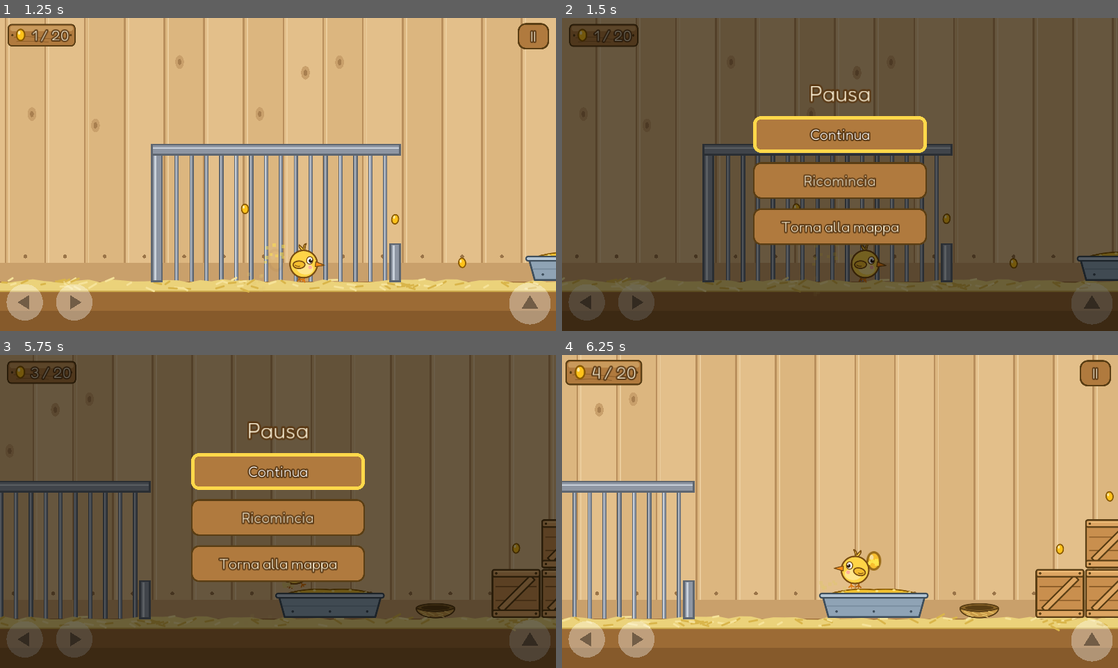
Above: before the commit, frames 1-4 (two rows, left to right).
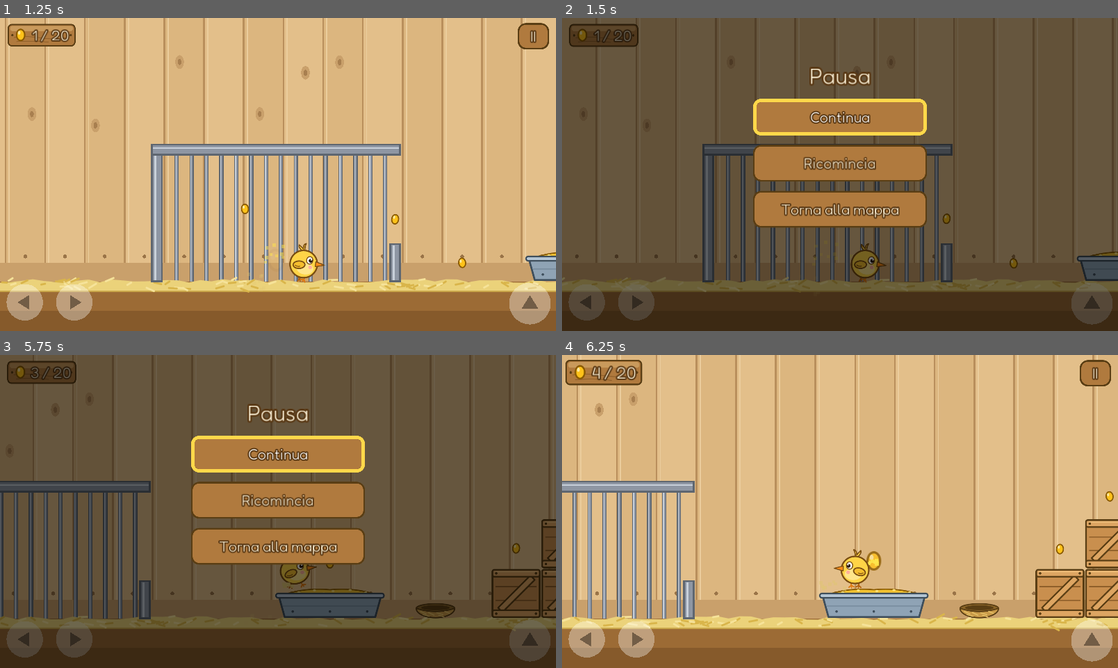
Above: after the commit, the same moments.

Repository: ricky80l/pulcino-libero
Game: Godot game, scene res://scenes/mappa.tscn
The game is run twice, just before and just after one commit, with the same random seed, the same clock (stepped at 60 frames per second) and the same inputs.
Inputs (mouse positions are in pixels of both pictures, inside the frame that each line leads up to):
- Up to frame 1 (1.25 s): tap Enter (ui_accept) at 0.5 s; move the mouse to (400, 158) at 0.52 s; hold Right (move_right) from 0.53 s (still down); tap X (peck) at 0.6 s; click (400, 158) at 0.67 s; tap Space (jump) at 0.77 s
- Up to frame 2 (1.5 s): release Right (move_right) at 1.25 s; click "II" at 1.25 s
- Up to frame 3 (5.75 s): click "Continua" at 2 s; move the mouse to (166, 527) at 2.77 s; hold Right (move_right) 2.78-3.53 s; tap X (peck) every 0.75 s from 2.85 to 5.1 s; tap Space (jump) at 3.02, 4.52, 5.27 s; move the mouse to (333, 442) at 3.52 s; hold Left (move_left) 3.53-4.28 s; move the mouse to (250, 574) at 4.27 s; hold Right (move_right) from 4.28 s (still down); click (250, 574) at 4.42 s; move the mouse to (444, 558) at 5.02 s; tap Escape (ui_cancel) at 5.65 s
- Up to frame 4 (6.25 s): move the mouse to (673, 464) at 5.77 s; release Right (move_right) at 5.78 s; hold Left (move_left) from 5.78 s (still down); tap X (peck) at 5.85 s; tap Space (jump) at 6.02 s

Frame 1 is identical in both runs. In frame 2, 11% of the frame differs, in the area x 34-66%, y 15-73%; in frame 3, 11%; in frame 4, nothing differs.

Commit message:
Modalità dipinta in prova nel cortile, con selettore nel menu di pausa
- strumenti/ridipingi.py: ridipinge intere cartelle, pennelli adattati alla misura,
  pezzi disegnati da codice riportati alla misura vera e divisi in strisce
- Pittura (autoload): scambia i disegni cartoon con quelli dipinti, ovunque, senza
  toccare i personaggi; si vede solo nei luoghi con il paesaggio dipinto
- blocco.gd: pavimenti, pareti e paesaggio mostrano le strisce dipinte
- pausa.gd: «Stile: Cartoon / Dipinto»; la scelta si salva nei progressi

Co-Authored-By: Claude Opus 5.5 <noreply@anthropic.com>

Diff:
--- a/project.godot
+++ b/project.godot
@@ -17,6 +17,7 @@
 
 Suoni="*res://scripts/suoni.gd"
 Progressi="*res://scripts/progressi.gd"
+Pittura="*res://scripts/pittura.gd"
 
 [display]
 
--- a/scripts/blocco.gd
+++ b/scripts/blocco.gd
@@ -42,11 +42,17 @@
 export var solido := true  # false = solo decorazione, ci si passa attraverso
 export var attraversabile_da_sotto := false  # true = ci salti sopra passando da sotto
 
+const MARGINE_DIPINTO := 16  # i pezzi dipinti sono fotografati con un po' di bordo intorno (vedi ridipingi.py)
+
 var disegno: Sprite = null
+var dipinto: Node2D = null  # versione dipinta dei pezzi disegnati da codice (modalità dipinta)
 
 
 func _ready():
 	_prepara_disegno()
+	if not Engine.editor_hint:
+		Pittura.connect("cambiata", self, "_mostra_dipinto")
+		_mostra_dipinto()
 	if Engine.editor_hint or not solido:
 		return
 	var rettangolo := RectangleShape2D.new()
@@ -86,6 +92,29 @@
 		disegno.visible = false
 
 
+# Modalità dipinta: al posto del disegno da codice si vedono le strisce ridipinte di questo pezzo
+func _mostra_dipinto():
+	if dipinto:
+		dipinto.queue_free()
+		dipinto = null
+	if Pittura.attiva and not IMMAGINI.has(tipo):
+		var strisce: Array = Pittura.strisce(name)
+		if not strisce.empty():
+			var margine := 0.0 if tipo == Tipo.FUORI else float(MARGINE_DIPINTO)
+			dipinto = Node2D.new()
+			dipinto.position = Vector2(-margine, -margine)
+			add_child(dipinto)
+			var x := 0.0
+			for immagine in strisce:
+				var s := Sprite.new()
+				s.texture = immagine
+				s.centered = false
+				s.position.x = x
+				dipinto.add_child(s)
+				x += immagine.get_width()
+	update()
+
+
 # Numeri "casuali" ma sempre uguali per lo stesso pezzo, così il disegno non cambia a ogni avvio
 func _caso() -> RandomNumberGenerator:
 	var rng := RandomNumberGenerator.new()
@@ -94,6 +123,8 @@
 
 
 func _draw():
+	if dipinto:
+		return
 	match tipo:
 		Tipo.PARETE:
 			_disegna_parete()
--- a/scripts/livello.gd
+++ b/scripts/livello.gd
@@ -23,6 +23,7 @@
 
 func _ready():
 	add_to_group("livello")
+	Pittura.entra(filename.get_file().get_basename())
 	messaggio.visible = false
 	$Uscita.connect("body_entered", self, "_on_uscita_body_entered")
 	chicchi_totali = get_tree().get_nodes_in_group("chicchi").size()
--- a/scripts/mappa.gd
+++ b/scripts/mappa.gd
@@ -37,6 +37,7 @@
 
 
 func _ready():
+	Pittura.entra("mappa")
 	interfaccia.layer = 2
 	add_child(interfaccia)
 	# la nebbia si dirada solo sui luoghi già costruiti (gli altri sono "in arrivo")
--- a/scripts/pausa.gd
+++ b/scripts/pausa.gd
@@ -1,5 +1,6 @@
 extends CanvasLayer
 # Pulsante di pausa in alto a destra e menu di pausa: Continua, Ricomincia, Torna alla mappa.
+# Nei luoghi che hanno la versione dipinta c'è anche il selettore dello stile (Cartoon / Dipinto).
 # Sul PC la pausa si apre e si chiude anche con il tasto Esc.
 
 const Stile = preload("res://scripts/stile.gd")
@@ -9,6 +10,7 @@
 var pulsante_pausa := Button.new()
 var pannello := Control.new()
 var primo_pulsante: Button
+var selettore_stile: Button
 
 
 func _ready():
@@ -34,7 +36,7 @@
 	velo.anchor_bottom = 1.0
 	pannello.add_child(velo)
 	var colonna := VBoxContainer.new()
-	colonna.rect_position = Vector2(440, 140)
+	colonna.rect_position = Vector2(440, 100)
 	colonna.rect_min_size = Vector2(400, 0)
 	colonna.add_constant_override("separation", 22)
 	pannello.add_child(colonna)
@@ -47,6 +49,7 @@
 	primo_pulsante = _voce(colonna, "Continua", "chiudi")
 	_voce(colonna, "Ricomincia", "_ricomincia")
 	_voce(colonna, "Torna alla mappa", "_mappa")
+	selettore_stile = _voce(colonna, "", "_cambia_stile")
 
 
 func _voce(colonna: Control, testo: String, metodo: String) -> Button:
@@ -63,6 +66,8 @@
 	get_tree().paused = true
 	pannello.visible = true
 	pulsante_pausa.visible = false
+	selettore_stile.visible = Pittura.disponibile()
+	_scrivi_stile()
 	primo_pulsante.grab_focus()
 
 
@@ -82,6 +87,15 @@
 	Progressi.torna_alla_mappa()
 
 
+func _cambia_stile():
+	Pittura.imposta(not Progressi.dipinto)
+	_scrivi_stile()
+
+
+func _scrivi_stile():
+	selettore_stile.text = "Stile: Dipinto" if Progressi.dipinto else "Stile: Cartoon"
+
+
 func _unhandled_input(evento):
 	if evento.is_action_pressed("ui_cancel"):
 		if pannello.visible:
--- /dev/null
+++ b/scripts/pittura.gd
@@ -0,0 +1,80 @@
+extends Node
+# Modalità dipinta, sempre disponibile come "Pittura".
+# Scambia i disegni cartoon con le versioni ridipinte a pennellate (in assets/dipinto/, create da
+# strumenti/ridipingi.py). Si accende e si spegne dal menu di pausa; il telefono ricorda la scelta.
+# Si vede solo nei luoghi che hanno anche il paesaggio dipinto (assets/dipinto/livelli/<scena>).
+
+signal cambiata
+
+const CARTELLA := "res://assets/dipinto/"
+
+var luogo := ""  # scena in corso, per esempio "livello_2"
+var attiva := false  # true quando si vede la versione dipinta
+var coppie := {}  # disegno cartoon -> immagine dipinta
+var originali := {}  # disegno cartoon -> file dell'immagine cartoon (per tornare indietro)
+
+
+func _ready():
+	_cerca(CARTELLA + "grafica")
+
+
+# Trova le immagini dipinte e le collega ai disegni cartoon con lo stesso nome
+func _cerca(cartella: String):
+	var dir := Directory.new()
+	if dir.open(cartella) != OK:
+		return
+	dir.list_dir_begin(true, true)
+	var f := dir.get_next()
+	while f != "":
+		if dir.current_is_dir():
+			_cerca(cartella + "/" + f)
+		else:
+			# nel gioco esportato i file compaiono come "nome.png.import"
+			var nome := f.trim_suffix(".import")
+			if nome.ends_with(".png"):
+				var cartoon := (cartella + "/" + nome).replace(CARTELLA + "grafica/", "res://assets/grafica/").replace(".png", ".svg")
+				if ResourceLoader.exists(cartoon):
+					coppie[cartoon] = cartella + "/" + nome
+		f = dir.get_next()
+	dir.list_dir_end()
+
+
+# Da chiamare all'ingresso di ogni scena con disegni (livelli e mappa)
+func entra(scena: String):
+	luogo = scena
+	_aggiorna()
+
+
+# Il luogo in corso ha la versione dipinta?
+func disponibile() -> bool:
+	return luogo != "" and Directory.new().dir_exists(CARTELLA + "livelli/" + luogo)
+
+
+func imposta(acceso: bool):
+	Progressi.dipinto = acceso
+	Progressi.salva()
+	_aggiorna()
+
+
+# Le strisce dipinte di un pezzo disegnato da codice (pavimenti, pareti, paesaggio), da sinistra a destra
+func strisce(nome_pezzo: String) -> Array:
+	var risultato := []
+	var i := 0
+	while ResourceLoader.exists("%slivelli/%s/%s_%d.png" % [CARTELLA, luogo, nome_pezzo, i]):
+		risultato.append(load("%slivelli/%s/%s_%d.png" % [CARTELLA, luogo, nome_pezzo, i]))
+		i += 1
+	return risultato
+
+
+func _aggiorna():
+	attiva = Progressi.dipinto and disponibile()
+	# ogni disegno cartoon carica al suo posto l'immagine dipinta (o torna quella di prima):
+	# così cambia ovunque sia usato, anche nei personaggi a pezzi, senza toccare il resto del gioco
+	for cartoon in coppie:
+		var immagine: StreamTexture = load(cartoon)
+		if not originali.has(cartoon):
+			originali[cartoon] = immagine.load_path
+		var file: String = load(coppie[cartoon]).load_path if attiva else originali[cartoon]
+		if immagine.load_path != file:
+			immagine.load(file)
+	emit_signal("cambiata")
--- a/scripts/progressi.gd
+++ b/scripts/progressi.gd
@@ -23,6 +23,7 @@
 var ultimo_giocato := 1  # dove sta il pulcino sulla mappa
 var nebbia_vista := 1  # fin dove la mappa ha già mostrato la nebbia che si dirada
 var abilita_viste := []  # abilità di cui il giocatore ha già visto l'avviso "Nuova abilità!"
+var dipinto := false  # true = modalità dipinta accesa (vedi Pittura)
 
 
 func abilita_vista(nome: String) -> bool:
@@ -100,7 +101,7 @@
 	var f := File.new()
 	if f.open(FILE, File.WRITE) == OK:
 		f.store_string(to_json({"sbloccato": sbloccato, "record": record,
-				"ultimo_giocato": ultimo_giocato, "nebbia_vista": nebbia_vista, "abilita_viste": abilita_viste}))
+				"ultimo_giocato": ultimo_giocato, "nebbia_vista": nebbia_vista, "abilita_viste": abilita_viste, "dipinto": dipinto}))
 		f.close()
 
 
@@ -116,3 +117,4 @@
 		ultimo_giocato = int(dati.get("ultimo_giocato", 1))
 		nebbia_vista = int(dati.get("nebbia_vista", 1))
 		abilita_viste = dati.get("abilita_viste", [])
+		dipinto = bool(dati.get("dipinto", false))
Binary file added: assets/dipinto/grafica/cortile/abbeveratoio.png
Not shown, added: assets/dipinto/grafica/cortile/abbeveratoio.png.import
Binary file added: assets/dipinto/grafica/cortile/botte.png
Not shown, added: assets/dipinto/grafica/cortile/botte.png.import
Binary file added: assets/dipinto/grafica/cortile/cancello.png
Not shown, added: assets/dipinto/grafica/cortile/cancello.png.import
Binary file added: assets/dipinto/grafica/cortile/carretto.png
Not shown, added: assets/dipinto/grafica/cortile/carretto.png.import
Binary file added: assets/dipinto/grafica/cortile/ceppi.png
Not shown, added: assets/dipinto/grafica/cortile/ceppi.png.import
Binary file added: assets/dipinto/grafica/cortile/fienile.png
Not shown, added: assets/dipinto/grafica/cortile/fienile.png.import
(and 91 more such lines)
